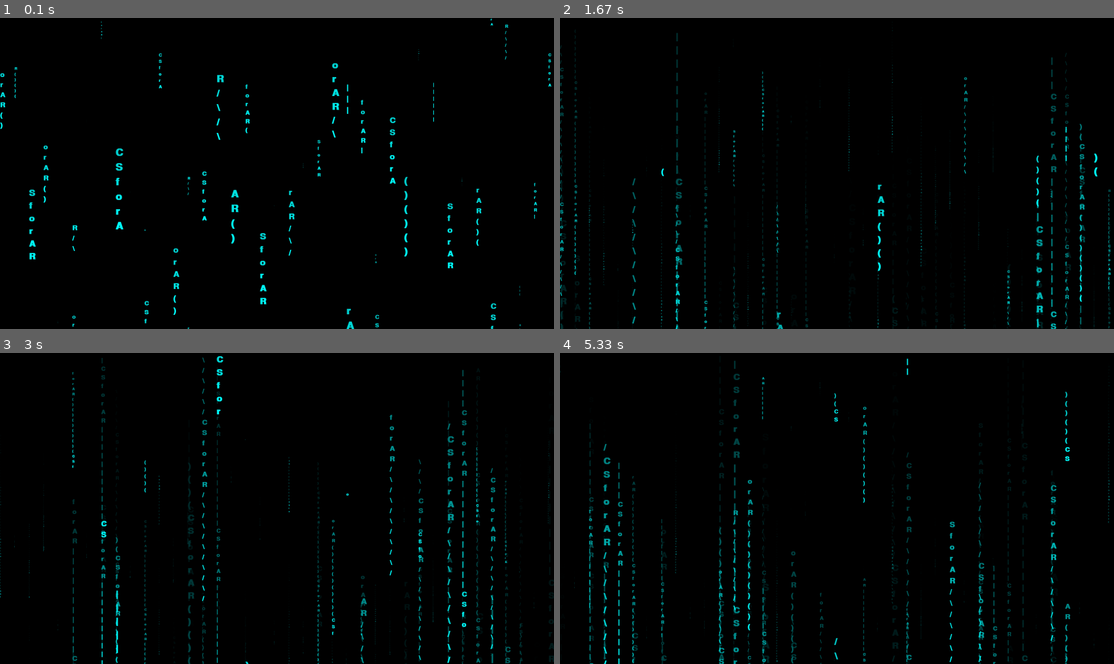
Above: before the commit, frames 1-4 (two rows, left to right).
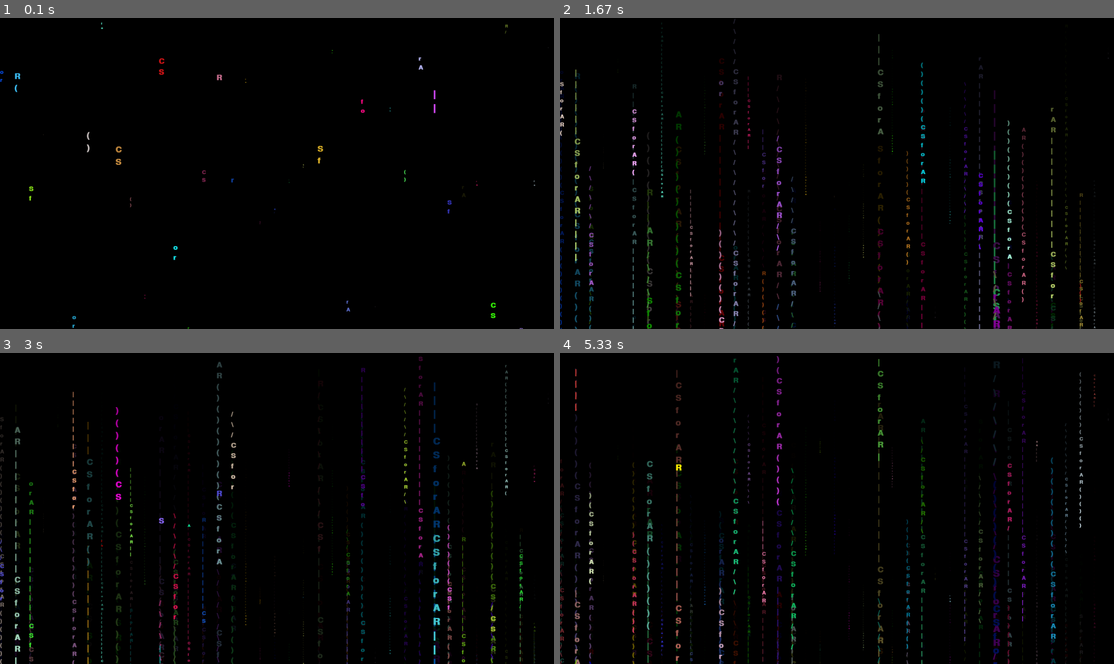
Above: after the commit, the same moments.

Repository: Moontok/Raining_Text
Game: pygame game, started from matrix_pygame.py
The game is run twice, just before and just after one commit, with the same random seed, the same clock (stepped at 60 frames per second) and the same inputs.
Inputs:
- Up to frame 1 (0.1 s): no input
- Up to frame 2 (1.67 s): no input
- Up to frame 3 (3 s): no input
- Up to frame 4 (5.33 s): no input

The runs differ from the first frame. In frame 1, 1.9% of the frame differs, in the area x 0-100%, y 0-100%; in frame 2, 6.0%; in frame 3, 6.0%; in frame 4, 6.6%.

Commit message:
Update matrix_pygame.py
Refactoring

Diff:
--- a/matrix_pygame.py
+++ b/matrix_pygame.py
@@ -1,20 +1,20 @@
-import pygame
-import random
+import pygame as pg
+from random import randint, choice, randrange
 
 def main():
-    pygame.init()
+    pg.init()
 
     width, height = 1920, 1080
     chars = "CSforAR"
     base_font_size = 50
     font_color = (0, 255, 255)
-    speed = 1
+    speed = 40
 
-    screen = pygame.display.set_mode((width, height))
-    display_surface = pygame.Surface((width, height))
+    screen = pg.display.set_mode((width, height))
+    display_surface = pg.Surface((width, height))
     display_surface.set_alpha(10)
 
-    clock = pygame.time.Clock()
+    clock = pg.time.Clock()
 
     drops = list()
 
@@ -24,7 +24,7 @@
 
     while True:
         screen.blit(display_surface, (0, 0))
-        display_surface.fill(pygame.Color('black'))
+        display_surface.fill(pg.Color("black"))
 
         for drop in drops:
             if drop.is_alive():
@@ -33,37 +33,35 @@
                 drop.respawn()
             drop.draw(screen)
 
-        pygame.time.delay(speed)
+        pg.time.delay(speed)
 
-        pygame.display.update()
+        pg.display.update()
 
         clock.tick(60)
 
-        for event in pygame.event.get():
-            if event.type == pygame.QUIT:
+        for event in pg.event.get():
+            if event.type == pg.QUIT:
                 exit()
 
 
 class Drop:
     def __init__(self, x, y, letters, font_size, font_color):
-        self.font_size = font_size
-        self.size = font_size
+        self.size = randint(1, font_size + 1)
         self.font_color = font_color
         self.letters = letters
         self.rendered_letters = self.generate_letters()
-        self.letter_count = random.randint(0, len(letters))
+        self.letter_count = randint(0, len(letters))
         self.x = x
-        self.y = random.randrange(0, y + 1, font_size)
+        self.y = randrange(0, y + 1, font_size)
         self.screen_height = y
-        self.life_remaining = random.randrange(len(letters), y, font_size)
+        self.life_remaining = randrange(len(letters), y, font_size)
 
     def generate_letters(self) -> list:
         random_char = ["/\/\/\/\/\/", "()()()()()(", "|||||||||||"]
-        letters = f"{self.letters}{random.choice(random_char)}"
-        self.size = random.randint(1, self.font_size + 1)
-        font = pygame.font.SysFont('Console', self.size)
+        letters = f"{self.letters}{choice(random_char)}"
+        font = pg.font.SysFont("Console", self.size)
         font.set_bold(True)
-        # self.font_color = (random.randint(0,255), random.randint(0,255), random.randint(0,125))
+        self.font_color = (randint(0, 255), randint(0, 255), randint(0, 255))
         rendered_letters = list()
         for letter in letters:
             rendered_letters.append(font.render(letter, True, self.font_color))
@@ -71,7 +69,6 @@
 
     def increment_y(self) -> None:
         self.y += self.size
-        # self.y += self.font_size
         self.life_remaining -= 1
 
     def is_alive(self) -> bool:
@@ -88,8 +85,8 @@
 
     def respawn(self) -> None:
         self.rendered_letters = self.generate_letters()
-        self.y = random.randint(0, self.screen_height + 1)
-        self.life_remaining = random.randrange(len(self.rendered_letters), self.screen_height, self.font_size)
+        self.y = randint(0, self.screen_height + 1)
+        self.life_remaining = randrange(len(self.rendered_letters), self.screen_height, self.size)
 
 if __name__ == "__main__":
     main()
